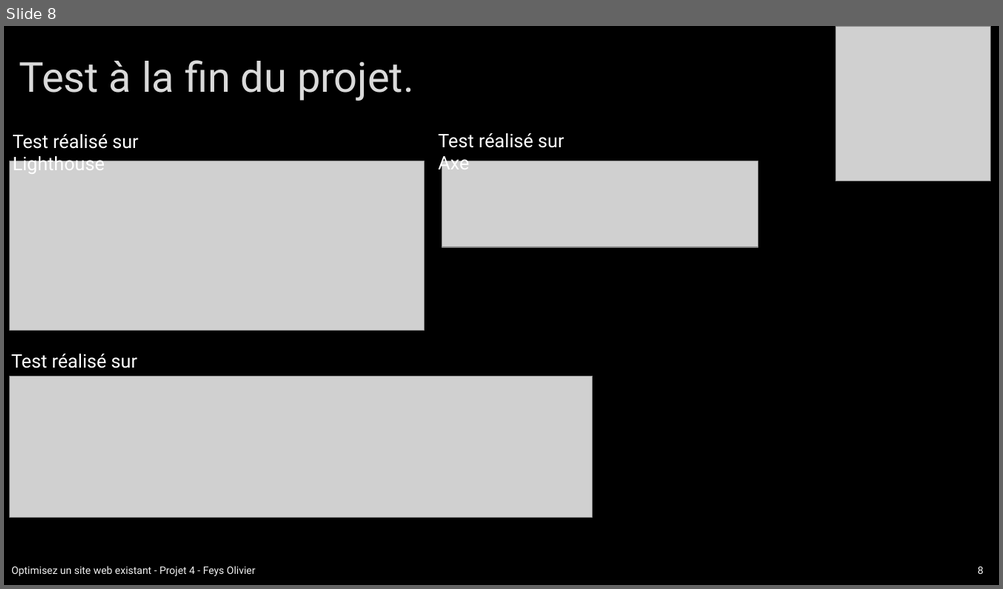
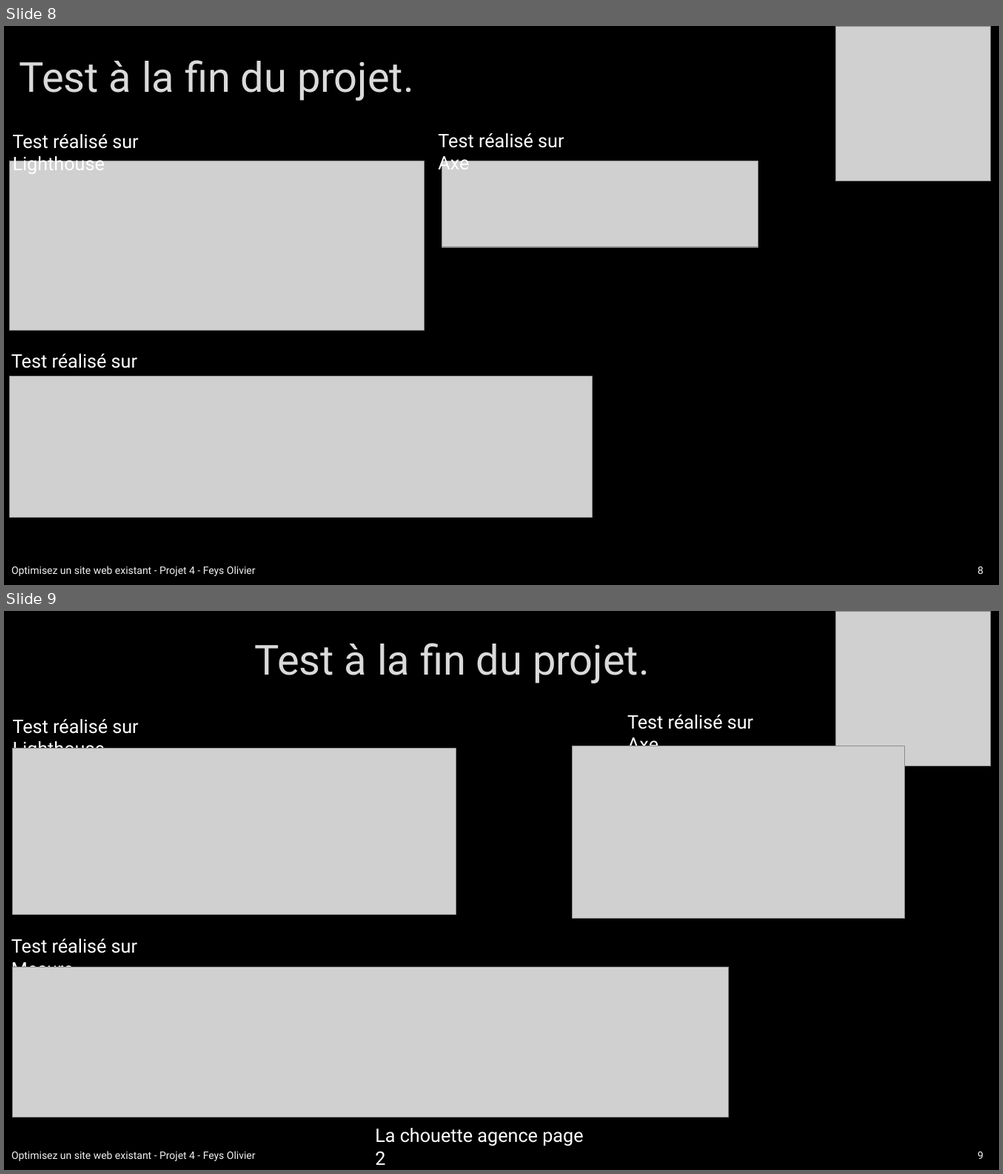
Before and after one commit to Olive59/Projet-4, a slide deck: p4-03-rapport.pptx. Shown one above the other, each under a label of ours: slide 8 before the commit, slides 8 and 9 after it. The pictures are 1003x589 and 1003x1174 pixels, drawn with LibreOffice and Linux fonts; fonts in the diff are those of the drawing; grey boxes stand for pictures; background and template pictures are left out. Boxes give left, top, right and bottom in pixels: in the first picture for what was removed or moved away, otherwise in the second. Text is boxed around its words. In the diff, an @@ line names an element or a change of style, - is before the commit and + after.

```diff
--- a/p4-03-rapport.pptx
+++ b/p4-03-rapport.pptx
@@ slide 9 added at (4, 611, 999, 1170), background picture (left out) @@
@@ picture added at (835, 611, 990, 766) @@
@@ text added at (255, 643, 649, 684), 40 pt, text #DADADA @@
+Test à la fin du projet.
@@ text added at (13, 719, 138, 749), 18 pt, text #FFFFFF @@
+Test réalisé sur Lighthouse
@@ text added at (627, 715, 753, 746), 18 pt, text #FFFFFF @@
+Test réalisé sur Axe
@@ picture added at (13, 749, 456, 914) @@
@@ picture added at (572, 746, 905, 918) @@
@@ text added at (11, 939, 137, 980), 18 pt, text #FFFFFF @@
+Test réalisé sur Mesure
@@ picture added at (13, 968, 729, 1118) @@
@@ text added at (375, 1128, 583, 1165), 18 pt, text #FFFFFF @@
+La chouette agence page 2
@@ text added at (11, 1151, 256, 1162), 10 pt, text #F2F2F2 @@
+Optimisez un site web existant - Projet 4 - Feys Olivier
@@ page number added at (977, 1152, 983, 1159), 10 pt, text #F2F2F2 @@
+9
```
Also in this commit, not shown: 3 slides changed, 4 other slides added, 13 other files.
